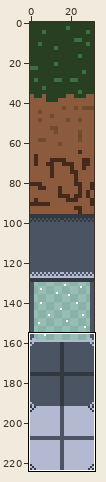
Two states of a sprite sheet, assets/array_test.png. Above: a wide view before the commit, with the close-up outlined.
Close-up. Before the commit:
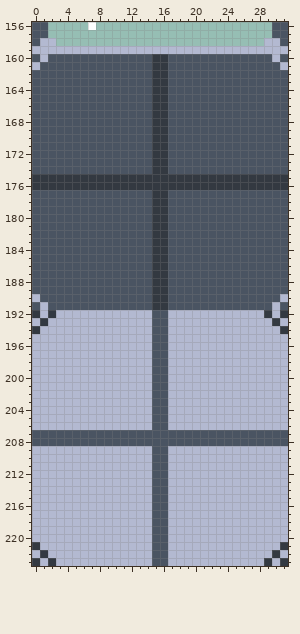
The file is 32x224 pixels. Colours within 5 levels of each other are drawn and written as one. Shown: x 0..31, y 156..223.
New version:
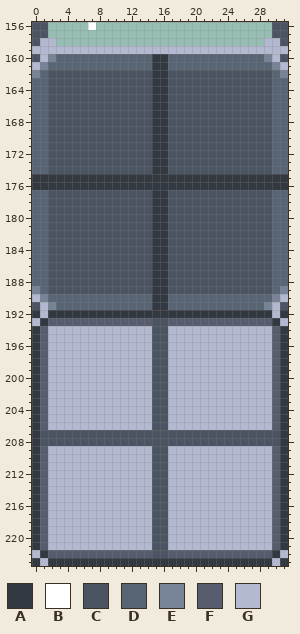
Palette (. is transparent): A #333941  B #ffffff  C #4a5462  D #586575  E #778498  F #575d6f  G #b3b9d1
Edits made:
y 160: x 2..14 CCCCCCCCCCCCC -> EDDDDDDDDDDDD; x 17..29 CCCCCCCCCCCCC -> DDDDDDDDDDDDE
y 161: x 1..14 CCCCCCCCCCCCCC -> EDDDDDDDDDDDDD; x 17..30 CCCCCCCCCCCCCC -> DDDDDDDDDDDDDE
y 162: x 0..1 CC -> ED; x 30..31 CC -> DE
y 163..174: x 0..1 CC -> DD; x 30..31 CC -> DD
y 177..188: x 0..1 CC -> DD; x 30..31 CC -> DD
y 189: x 0..1 CC -> ED; x 30..31 CC -> DE
y 190: x 1..14 CCCCCCCCCCCCCC -> EDDDDDDDDDDDDD; x 17..30 CCCCCCCCCCCCCC -> DDDDDDDDDDDDDE
y 191: x 2..14 CCCCCCCCCCCCC -> EDDDDDDDDDDDD; x 17..29 CCCCCCCCCCCCC -> DDDDDDDDDDDDE
y 192: x 3..28 GGGGGGGGGGGGCCGGGGGGGGGGGG -> AAAAAAAAAAAAAAAAAAAAAAAAAA
y 193: x 2..14 GGGGGGGGGGGGG -> FFFFFFFFFFFFF; x 17..29 GGGGGGGGGGGGG -> FFFFFFFFFFFFF
y 194: x 1 G -> F; x 30 G -> F
y 195..206: x 0..1 GG -> AF; x 30..31 GG -> FA
y 207..208: x 0 C -> A; x 31 C -> A
y 209..220: x 0..1 GG -> AF; x 30..31 GG -> FA
y 221: x 1 G -> F; x 30 G -> F
y 222: x 2..14 GGGGGGGGGGGGG -> FFFFFFFFFFFFF; x 17..29 GGGGGGGGGGGGG -> FFFFFFFFFFFFF
y 223: x 3..28 GGGGGGGGGGGGCCGGGGGGGGGGGG -> AAAAAAAAAAAAAAAAAAAAAAAAAA
Where, in picture pixels (left, top, right, bottom), the same in both close-ups:
changed: (32, 54, 288, 566)
